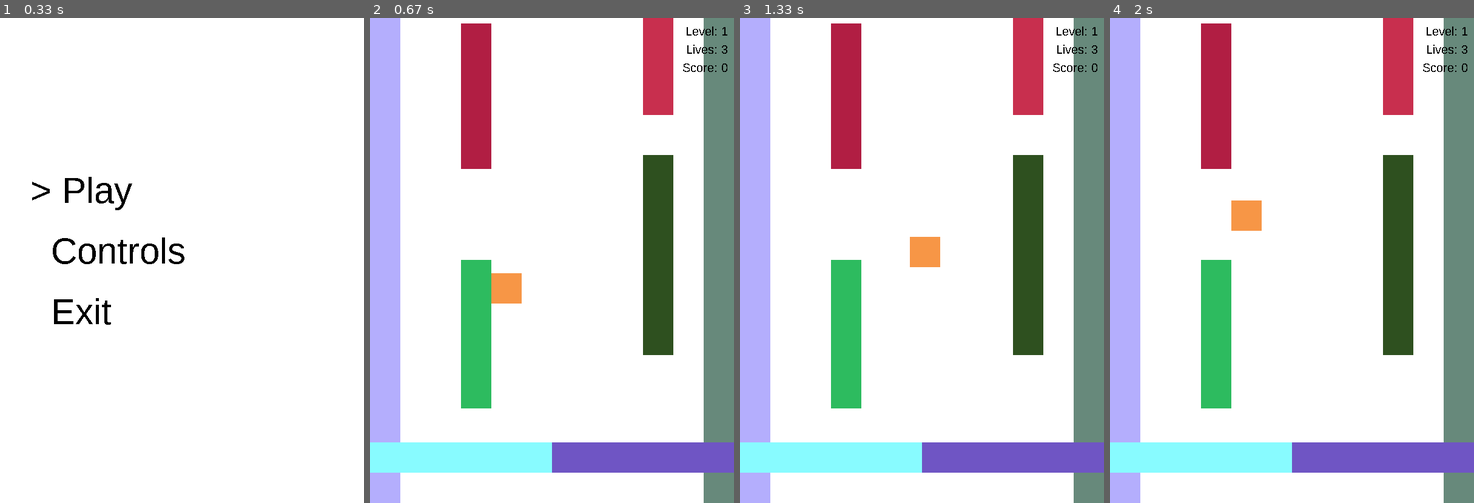
Above: before the commit, frames 1-4 (left to right).
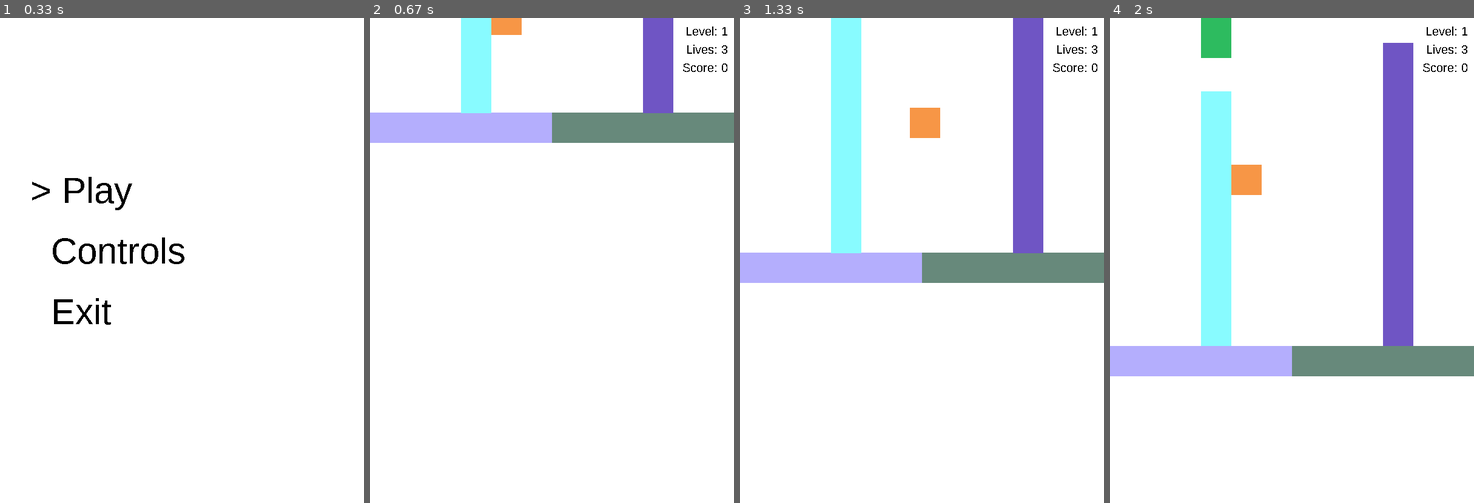
Above: after the commit, the same moments.

Repository: spookydoodle/bounce_pygame
Game: pygame game, started from main.py
Two runs of this game, one before a commit and one after it. Both use one fixed random seed, a clock stepped at 60 frames per second and the inputs below.
Inputs:
- Up to frame 1 (0.33 s): no input
- Up to frame 2 (0.67 s): tap Enter at 0.33 s
- Up to frame 3 (1.33 s): hold Right 0.67-1.13 s; hold Left from 1.17 s (still down)
- Up to frame 4 (2 s): release Left at 1.7 s

Frame 1 is identical in both runs. In frame 2, 36% of the frame differs, in the area x 0-100%, y 0-100%; in frame 3, 38%; in frame 4, 39%.

Commit message:
falling from obstacles

Diff:
--- a/bounce/game.py
+++ b/bounce/game.py
@@ -20,7 +20,7 @@
 
         self.player = Player(speed_unit = 8)
         self.player.rect.x = 200
-        self.player.rect.bottom = 500
+        self.player.rect.bottom = -100
 
         self.score = Score(3)
 
@@ -44,7 +44,7 @@
             self.level += 1
             self.gameboard.obstacles = self.create_init_obstacles()
             self.player.rect.x = 200
-            self.player.rect.bottom = 500
+            self.player.rect.bottom = -100
             self.new_level = False
 
         if not self.game_over:
@@ -89,7 +89,7 @@
 
         for x_pos in x_positions:
 
-            height = random.randint(50, 400)
+            height = random.randint(100, 400)
             distance = random.randint(10, 150)
 
             self.gameboard.obstacles.append( Obstacle(
--- a/bounce/gameboard.py
+++ b/bounce/gameboard.py
@@ -59,3 +59,10 @@
             for obstacle in self.obstacles_left(player)]
 
         return max(limits + [self.MIN_POSITION])
+
+    # returns true if there are no obstacles on the right/left to the player
+    def is_no_right_limit(self, player):
+        return self.limit_right(player) == self.MAX_POSITION
+
+    def is_no_left_limit(self, player):
+        return self.limit_left(player) == self.MIN_POSITION
--- a/bounce/obstacles_list.py
+++ b/bounce/obstacles_list.py
@@ -5,30 +5,29 @@
 """
 
 OBSTACLES = {
-    # Outer left wall
-    'W_01' : {
-        'type' : 1,
-        'position': {'x': 0, 'y': 0},
-        'size': {'width': 50, 'height': 800}
-        },
-
-    # Outer right wall
-    'W_02' : {
-        'type' : 1,
-        'position': {'x': 550, 'y': 0},
-        'size': {'width': 50, 'height': 800}
-        },
 
     # floor
     'P_01' : {
         'type' : 1,
-        'position': {'x': 0, 'y': 700},
+        'position': {'x': 0, 'y': 0},
         'size': {'width': 300, 'height': 50}
         },
 
     'P_02' : {
         'type' : 1,
-        'position': {'x': 300, 'y': 700},
+        'position': {'x': 300, 'y': 0},
         'size': {'width': 300, 'height': 50}
+        },
+
+    'W_01' : {
+        'type' : 1,
+        'position': {'x': 150, 'y': -420},
+        'size': {'width': 50, 'height': 420}
+        },
+
+    'W_02' : {
+        'type' : 1,
+        'position': {'x': 450, 'y': -500},
+        'size': {'width': 50, 'height': 500}
         }
     }
--- a/bounce/player.py
+++ b/bounce/player.py
@@ -34,8 +34,8 @@
         self.v_y = 0
         self.m = 4
 
-        # flags used to perform tricks
-        self.is_manual = False
+        # initial direction - to the left
+        self.direction = 'L'
 
 
     def is_mid_air(self):
@@ -50,51 +50,43 @@
     def is_crashed(self):
         return False  # TODO
 
+    def is_mid_x(self):
+        return self.is_moving_left() or self.is_moving_right()
+
     def is_moving_right(self):
         return self.v_x > 0
 
     def is_moving_left(self):
         return self.v_x < 0
 
+
     # handle user input
     def move(self, screen, event, gameboard):
 
         keystate = pygame.key.get_pressed()
 
-        if not self.is_mid_air():
+        if not self.is_mid_x():
 
             ## here need to change to also use the dictionary CONTROLS - tbd later
             #if (keystate[K_RIGHT] or keystate[K_d]):
 
             if event.type == pygame.KEYDOWN:
-            #if event.key in [CONTROLS["G_RIGHT"], CONTROLS["G_LEFT"]]:
-            #    self.stop_movement_x()
 
                 if event.key in CONTROLS["G_RIGHT"]:
+                    self.direction = 'R'
                     self.v_x = self.speed_unit
 
                 if event.key in CONTROLS["G_LEFT"]:
+                    self.direction = 'L'
                     self.v_x = - self.speed_unit
 
-            #if (keystate[K_LEFT] or keystate[K_a]) and self.rect.x > 0:
-            #    self.v_x = - self.speed_unit
 
+            # fall to the right/left if obstacle's end is reached
+            if self.direction == 'R' and gameboard.is_no_right_limit(self):
+                self.v_x = self.speed_unit
 
-        ## set flags for tricks based on user input
-        #if keystate[K_UP]: self.is_manual = True
-        #else: self.is_manual = False
-
-
-        # set flags for jumping based on user input and for deceleration if user stops pressing movement buttons
-        if event.type == pygame.KEYDOWN:
-            #if event.key in [CONTROLS["G_RIGHT"], CONTROLS["G_LEFT"]]:
-            #    self.stop_movement_x()
-
-            if event.key in CONTROLS["G_OLLIE"]:
-                self.jump()
-
-        elif event.type == pygame.KEYUP:
-            self.is_manual = False
+            if self.direction == 'L' and gameboard.is_no_left_limit(self):
+                self.v_x = - self.speed_unit
 
 
         # call movement functions after handling user input
@@ -117,22 +109,19 @@
         # update the position according to previously computed speed
         self.rect.x += self.v_x
 
-        ## update the speed for the next iteration
-        #if not self.is_mid_air():
-        #    # decrease velocity using drag parameter but only if on the ground
-        #    self.v_x *= self.DRAG
+        # stop movement if collision on the right/left of the player takes place
+        self.check_stop_movement_right(limit_right)
+        self.check_stop_movement_left(limit_left)
 
-        # if speed is below a threshold, set it to zero
-        if abs(self.v_x) <= self.ZERO:
-            self.v_x = 0
 
-        # stop movement if collision on the right of the player takes place
-        if self.is_moving_right() and self.rect.right > limit_right:
-            self.stop_movement_x(limit_right - self.rect.width)
+    def check_stop_movement_right(self, limit):
+        if self.is_moving_right() and self.rect.right > limit:
+            self.stop_movement_x(limit - self.rect.width)
 
-        # stop movement if collision on the left of the player takes place
-        if self.is_moving_left() and self.rect.left < limit_left:
-            self.stop_movement_x(limit_left)
+
+    def check_stop_movement_left(self, limit):
+        if self.is_moving_left() and self.rect.left < limit:
+            self.stop_movement_x(limit)
 
 
     def move_y(self, gameboard):
@@ -168,7 +157,7 @@
 
     def handle_images(self):
 
-        if self.is_mid_air() or self.is_manual:
+        if self.is_mid_air():
             if self.is_moving_left():
                 img = image_paths.PLAYER_NOSE_MANUAL
             else:
